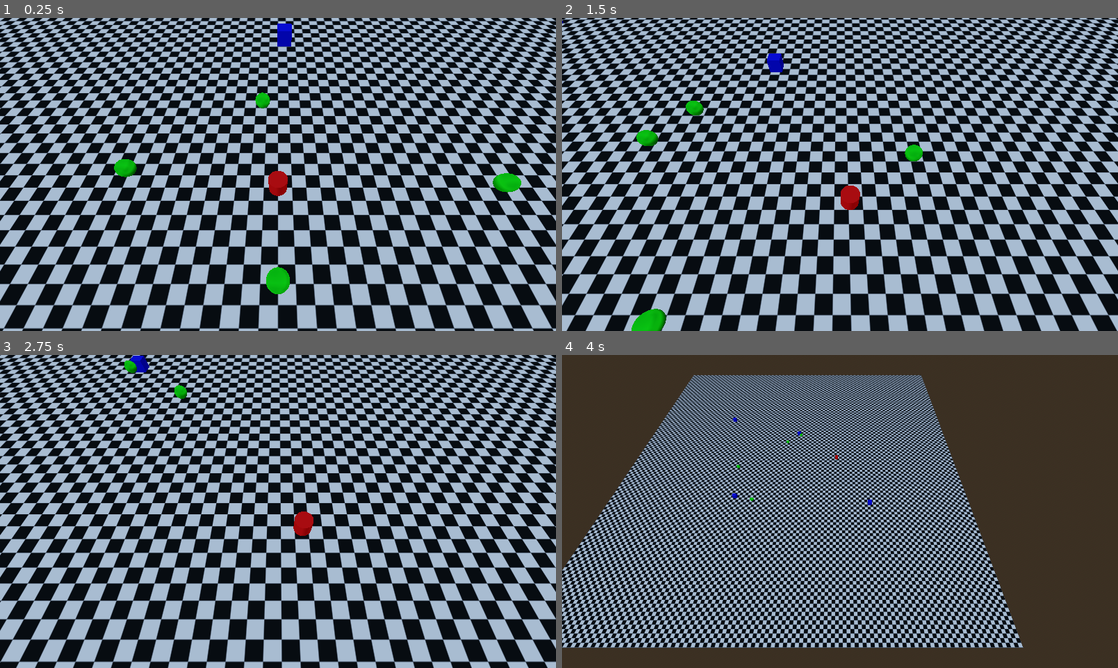
Above: before the commit, frames 1-4 (two rows, left to right).
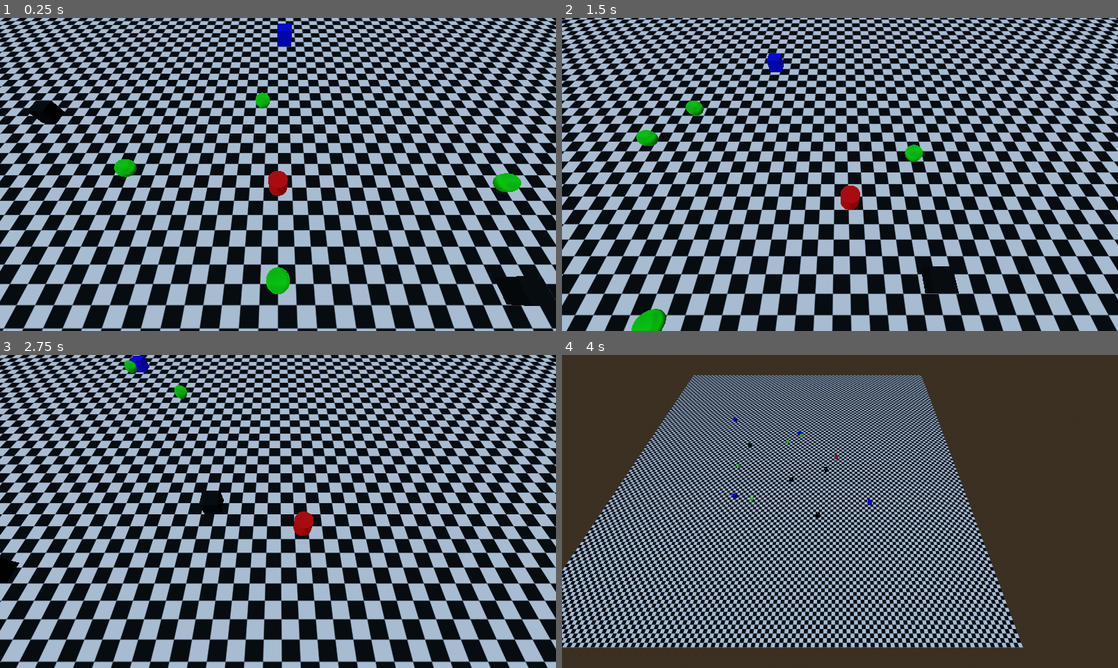
Above: after the commit, the same moments.

Repository: 0rbios/Haunted-Housekeeping
Game: Godot game, scene res://Temp/debug.tscn
Same seed, same stepped clock (60 frames per second), same inputs: the game is played once before the commit and once after it.
Inputs (mouse positions are in pixels of both pictures, inside the frame that each line leads up to):
- Up to frame 1 (0.25 s): no input
- Up to frame 2 (1.5 s): move the mouse to (962, 158) at 0.52 s; press the mouse at (962, 158) at 0.53 s; hold D (Right) 0.53-1.28 s; tap E (Interact) at 0.6 s; move the mouse to (728, 190) at 1.27 s; release the mouse at (728, 190) at 1.28 s; hold S (Down) from 1.28 s (still down); click (728, 190) at 1.35 s
- Up to frame 3 (2.75 s): tap E (Interact) at 1.55 s; move the mouse to (333, 442) at 2.02 s; release S (Down) at 2.03 s; press the mouse at (333, 442) at 2.03 s; hold D (Right) from 2.03 s (still down); tap Space (Dash) at 2.1 s
- Up to frame 4 (4 s): move the mouse to (812, 574) at 2.77 s; release D (Right) at 2.78 s; release the mouse at (812, 574) at 2.78 s; hold W (Up) 2.78-3.53 s; tap E (Interact) at 2.85 s; move the mouse to (1006, 558) at 3.52 s; press the mouse at (1006, 558) at 3.53 s; hold A (Left) from 3.53 s (still down); tap / (SwitchCam) at 3.6 s

The runs differ from the first frame. In frame 1, 0.7% of the frame differs, in the area x 5-100%, y 26-92%; in frame 2, 0.3%; in frame 3, 0.2%; in frame 4, less than 0.1%.

Commit message:
Added Dirt Which Can Be Cleaned With Mop Pickup - Mop Pickup Can Be Used

Diff:
--- /dev/null
+++ b/Objects/Dirt/Scripts/dirt.gd
@@ -0,0 +1,13 @@
+extends Area3D
+
+# Variables --------------------
+
+@export var dirtType: String
+
+# Functions ------------------
+
+func _collision_detected(body: Node3D):
+	if body.is_in_group("object") and Input.is_action_pressed("Use"):
+		if dirtType == "ground":
+			if body.pickupType == "mop":
+				queue_free()
--- /dev/null
+++ b/Objects/Dirt/dirt.tscn
@@ -0,0 +1,23 @@
+[gd_scene format=3 uid="uid://dpcfbku5h8bpa"]
+
+[ext_resource type="Script" uid="uid://bdjm33v7e1hgp" path="res://Objects/Dirt/Scripts/dirt.gd" id="1_3h8vs"]
+
+[sub_resource type="BoxShape3D" id="BoxShape3D_sr40l"]
+
+[sub_resource type="StandardMaterial3D" id="StandardMaterial3D_3h8vs"]
+albedo_color = Color(0, 0, 0, 1)
+
+[sub_resource type="BoxMesh" id="BoxMesh_qciar"]
+material = SubResource("StandardMaterial3D_3h8vs")
+
+[node name="Dirt" type="Area3D" unique_id=21112982]
+collision_mask = 5
+script = ExtResource("1_3h8vs")
+
+[node name="Hitbox" type="CollisionShape3D" parent="." unique_id=682239480]
+shape = SubResource("BoxShape3D_sr40l")
+
+[node name="Graphic" type="MeshInstance3D" parent="." unique_id=1285206720]
+mesh = SubResource("BoxMesh_qciar")
+
+[connection signal="body_entered" from="." to="." method="_collision_detected"]
--- a/Objects/Pickups/Script/pickup.gd
+++ b/Objects/Pickups/Script/pickup.gd
@@ -13,12 +13,12 @@
 
 func _physics_process(_delta):
 	self.freeze = linear_velocity == Vector3(0, 0, 0)
-	$Hitbox.disabled = linear_velocity == Vector3(0, 0, 0)
 
 	if Input.is_action_just_pressed("Interact") and possibleCarrier != null:
 		if carried == false:
 			possibleCarrier.carryingNode = self
 			carried = true
+			print(pickupType)
 		else:
 			self.position = possibleCarrier.position
 			possibleCarrier.carryingNode = null
--- a/Objects/Pickups/pickup.tscn
+++ b/Objects/Pickups/pickup.tscn
@@ -12,6 +12,7 @@
 [sub_resource type="BoxShape3D" id="BoxShape3D_7kwjt"]
 
 [node name="Object" type="RigidBody3D" unique_id=203089754 groups=["object"]]
+collision_layer = 4
 linear_velocity = Vector3(0, 0.1, 0)
 script = ExtResource("1_l2ofb")
 
--- a/Objects/Player/Scripts/player_movement.gd
+++ b/Objects/Player/Scripts/player_movement.gd
@@ -11,6 +11,8 @@
 
 # Carrying
 var carryingNode
+var holdX
+var holdY
 
 # Camera Switch
 var camMode = "normal"
@@ -23,6 +25,14 @@
 			camMode = "overview"
 		elif camMode == "overview":
 			camMode = "normal"
+
+	if carryingNode != null:
+		if Input.is_action_pressed("Use"):
+			holdX = 1
+			holdY = 0
+		else:
+			holdX = 0
+			holdY = 1
 
 	if dashing == false:
 
@@ -78,7 +88,7 @@
 	apply_force(velocity)
 
 	if carryingNode != null:
-		carryingNode.position = Vector3(self.position.x, self.position.y + 1, self.position.z)
+		carryingNode.position = Vector3(self.position.x + holdX, self.position.y + holdY, self.position.z)
 
 
 func _dash_complete():
--- a/Temp/debug.tscn
+++ b/Temp/debug.tscn
@@ -4,6 +4,7 @@
 [ext_resource type="PackedScene" uid="uid://bydgq1bvyaibu" path="res://Objects/Player/player.tscn" id="2_rdi1l"]
 [ext_resource type="PackedScene" uid="uid://dmjwhext3k31a" path="res://Objects/Pickups/pickup.tscn" id="3_rdi1l"]
 [ext_resource type="PackedScene" uid="uid://bu1xuria60y5g" path="res://Objects/Ghost/ghost.tscn" id="4_whauu"]
+[ext_resource type="PackedScene" uid="uid://dpcfbku5h8bpa" path="res://Objects/Dirt/dirt.tscn" id="5_ttnt2"]
 
 [sub_resource type="ProceduralSkyMaterial" id="ProceduralSkyMaterial_lvjdj"]
 sky_horizon_color = Color(0.66224277, 0.6717428, 0.6867428, 1)
@@ -56,3 +57,19 @@
 
 [node name="Ghost4" parent="." unique_id=302550963 instance=ExtResource("4_whauu")]
 transform = Transform3D(1, 0, 0, 0, 1, 0, 0, 0, 1, 0, 0.6, -7.0476723)
+
+[node name="Dirt" parent="." unique_id=21112982 instance=ExtResource("5_ttnt2")]
+transform = Transform3D(1, 0, 0, 0, 1, 0, 0, 0, 1, 0, 0.5394399, 8.847149)
+dirtType = "ground"
+
+[node name="Dirt2" parent="." unique_id=2092558158 instance=ExtResource("5_ttnt2")]
+transform = Transform3D(1, 0, 0, 0, 1, 0, 0, 0, 1, -15.322424, 0.5394399, -5.349043)
+dirtType = "ground"
+
+[node name="Dirt3" parent="." unique_id=73371600 instance=ExtResource("5_ttnt2")]
+transform = Transform3D(1, 0, 0, 0, 1, 0, 0, 0, 1, 8.422171, 0.5394399, 20.772963)
+dirtType = "ground"
+
+[node name="Dirt4" parent="." unique_id=197198947 instance=ExtResource("5_ttnt2")]
+transform = Transform3D(1, 0, 0, 0, 1, 0, 0, 0, 1, 10.073324, 0.5394399, 4.949362)
+dirtType = "ground"
Not shown, added: Objects/Dirt/Scripts/dirt.gd.uid
